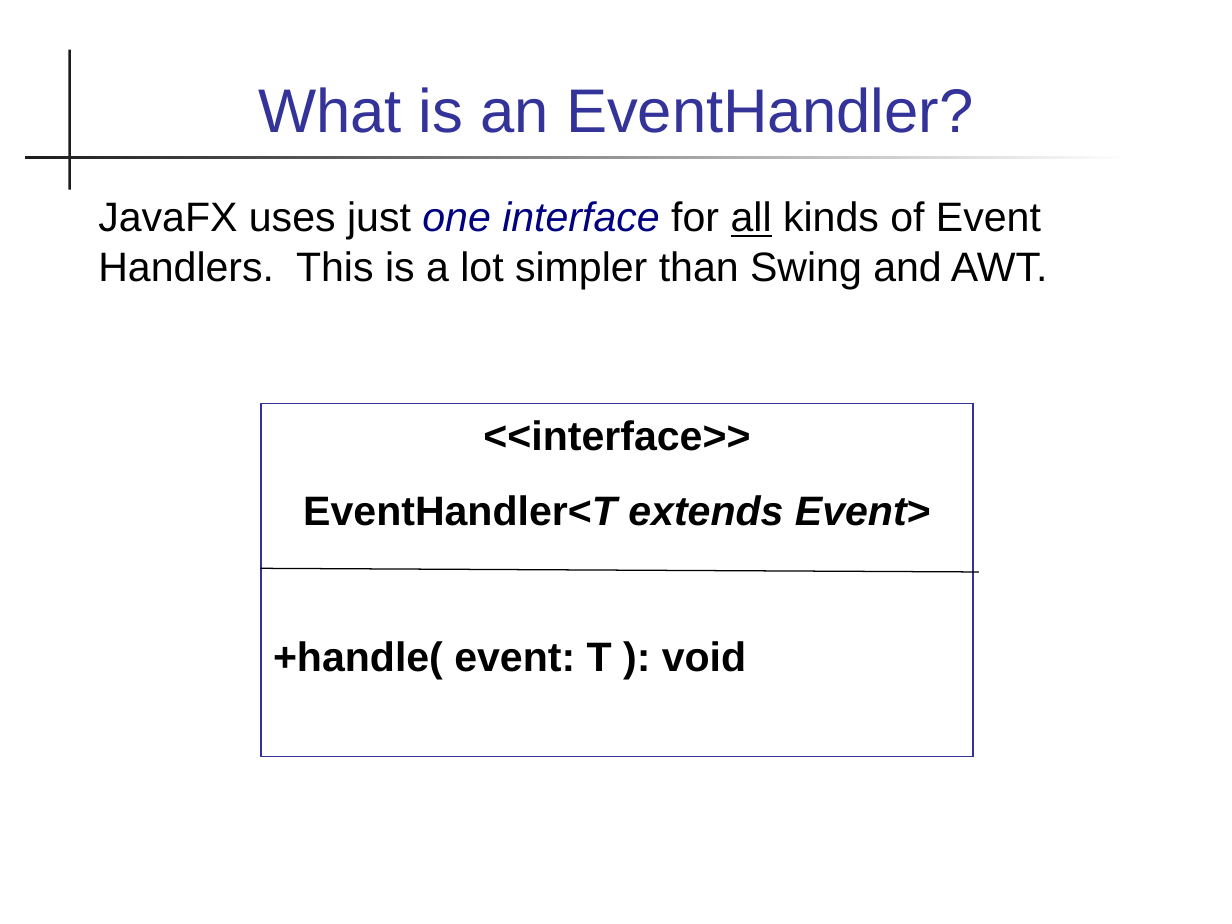
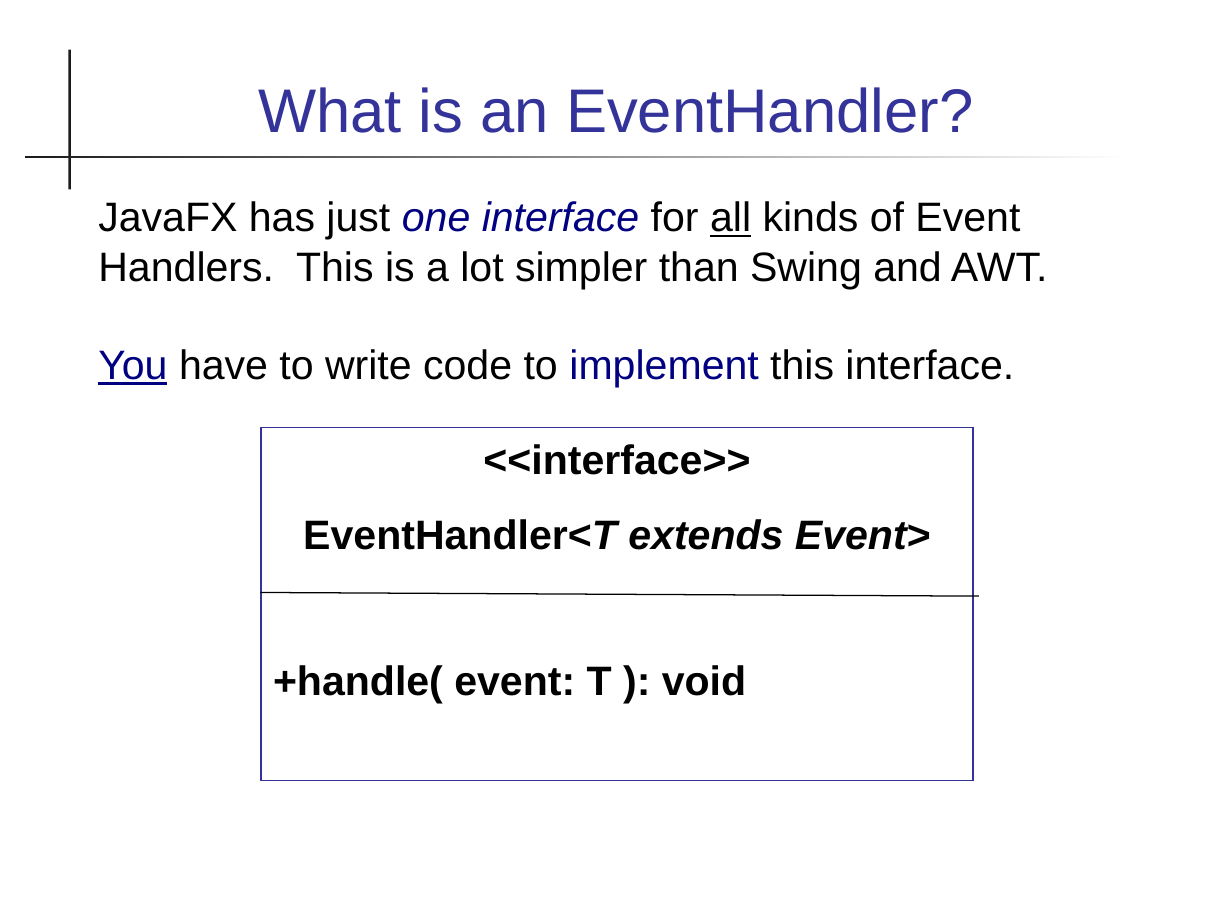
Before and after one commit to skeoop/skeoop.github.io, a slide deck: slide 8 of javafx/Event-Handling.ppt (slide 7 before the commit). Drawn at 1232x924 pixels with LibreOffice and Linux fonts; fonts in the diff are those of the drawing. Boxes give left, top, right and bottom in pixels: in the first picture for what was removed or moved away, otherwise in the second. Text is boxed around its words. In the diff, an @@ line names an element or a change of style, - is before the commit and + after.

Commit message:
change wording in event handler slides

```diff
--- a/javafx/Event-Handling.ppt
+++ b/javafx/Event-Handling.ppt
@@ text at [98, 201, 1048, 387]: text changed @@
-JavaFX uses just one interface for all kinds of Event Handlers. This is a lot simpler than Swing and AWT.
+JavaFX has just one interface for all kinds of Event Handlers. This is a lot simpler than Swing and AWT.
+You have to write code to implement this interface.
@@ rectangle "<<interface>>": place and size @@
-rectangle "<<interface>>" at [261, 403, 973, 756]
+rectangle "<<interface>>" at [261, 428, 973, 781]
@@ line moved from (261, 568) - (978, 572) to (261, 593) - (978, 596) @@
```
Also in this commit, not shown: 4 other slides changed, 3 slides added, 1 other file.
